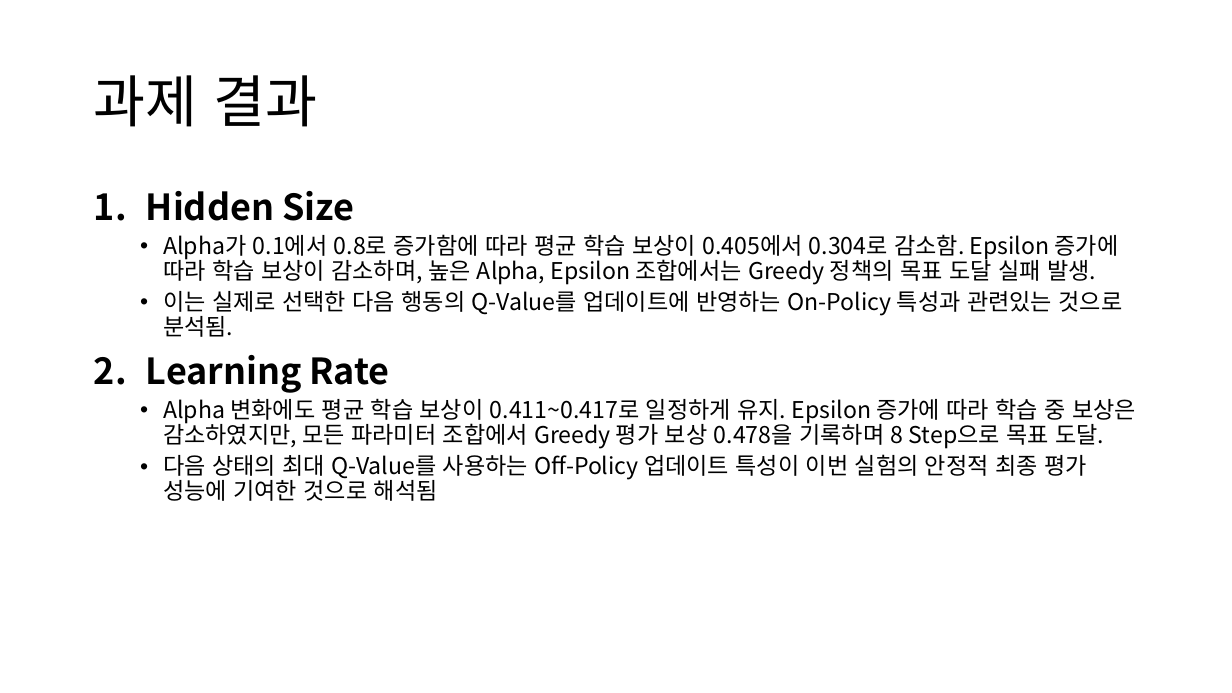
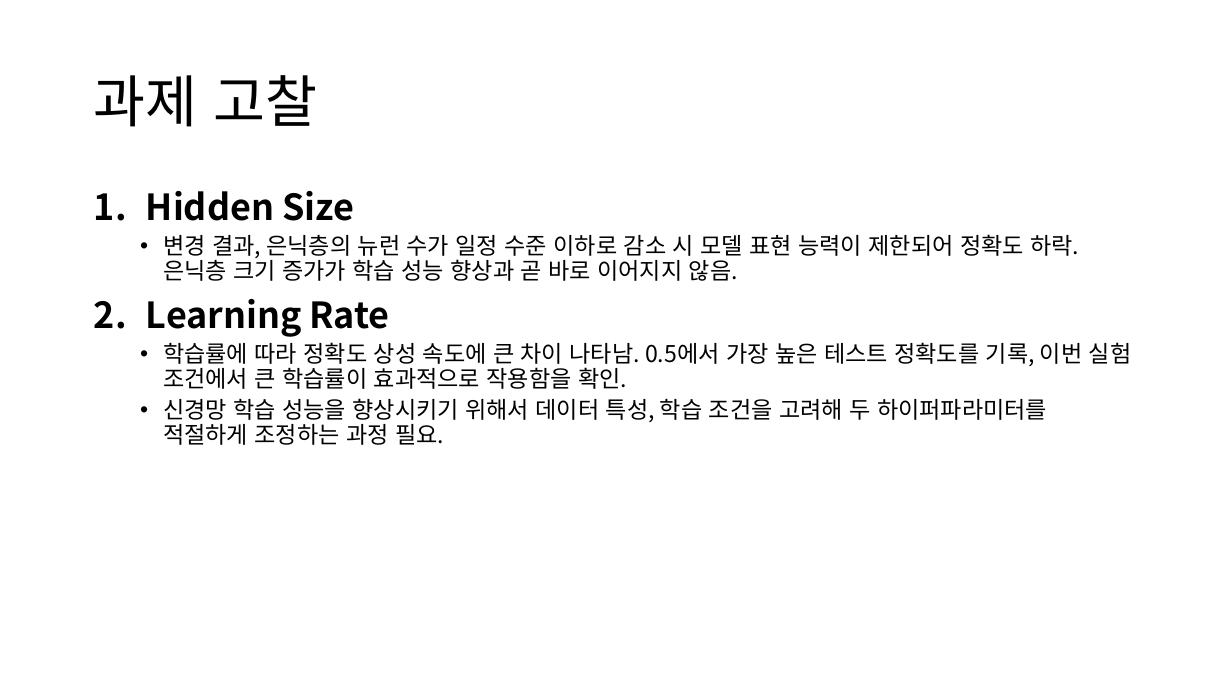
Before and after one commit to KweonTJ/Deep_Learning, a slide deck: slide 13 of Homework/9주차 Homework.pptx (slide 9 before the commit). Drawn at 1232x693 pixels with LibreOffice and Linux fonts; fonts in the diff are those of the drawing; background and template pictures are left out. Boxes give left, top, right and bottom in pixels: in the first picture for what was removed or moved away, otherwise in the second. Text is boxed around its words. In the diff, an @@ line names an element or a change of style, - is before the commit and + after.

```diff
--- a/Homework/9주차 Homework.pptx
+++ b/Homework/9주차 Homework.pptx
@@ title at (94,75,318,127): text changed @@
-과제 결과
+과제 고찰
@@ text at (163,234,1079,281): text changed @@
-  • Alpha가 0.1에서 0.8로 증가함에 따라 평균 학습 보상이 0.405에서 0.304로 감소함. Epsilon 증가에 따라 학습 보상이 감소하며, 높은 Alpha, Epsilon 조합에서는 Greedy 정책의 목표 도달 실패 발생.
-  • 이는 실제로 선택한 다음 행동의 Q-Value를 업데이트에 반영하는 On-Policy 특성과 관련있는 것으로 분석됨.
+  • 변경 결과, 은닉층의 뉴런 수가 일정 수준 이하로 감소 시 모델 표현 능력이 제한되어 정확도 하락. 은닉층 크기 증가가 학습 성능 향상과 곧 바로 이어지지 않음.
@@ text at (163,342,1132,445): text changed @@
-  • Alpha 변화에도 평균 학습 보상이 0.411~0.417로 일정하게 유지. Epsilon 증가에 따라 학습 중 보상은 감소하였지만, 모든 파라미터 조합에서 Greedy 평가 보상 0.478을 기록하며 8 Step으로 목표 도달.
-  • 다음 상태의 최대 Q-Value를 사용하는 Off-Policy 업데이트 특성이 이번 실험의 안정적 최종 평가 성능에 기여한 것으로 해석됨
+  • 학습률에 따라 정확도 상성 속도에 큰 차이 나타남. 0.5에서 가장 높은 테스트 정확도를 기록, 이번 실험 조건에서 큰 학습률이 효과적으로 작용함을 확인.
+  • 신경망 학습 성능을 향상시키기 위해서 데이터 특성, 학습 조건을 고려해 두 하이퍼파라미터를 적절하게 조정하는 과정 필요.
```
Also in this commit, not shown: 4 slides added, 6 other files.
